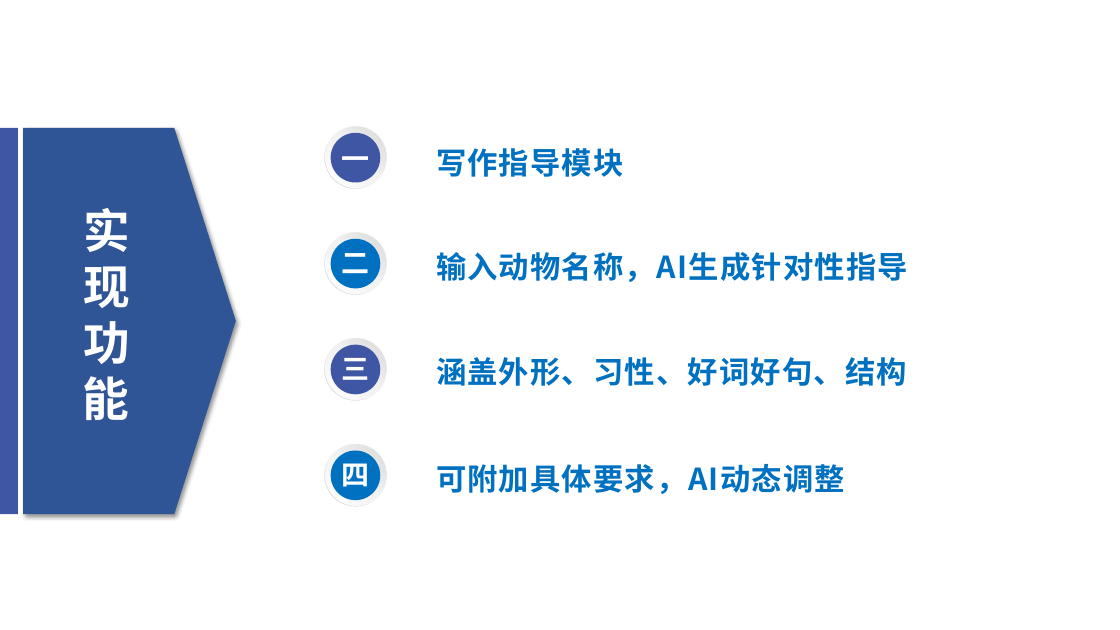
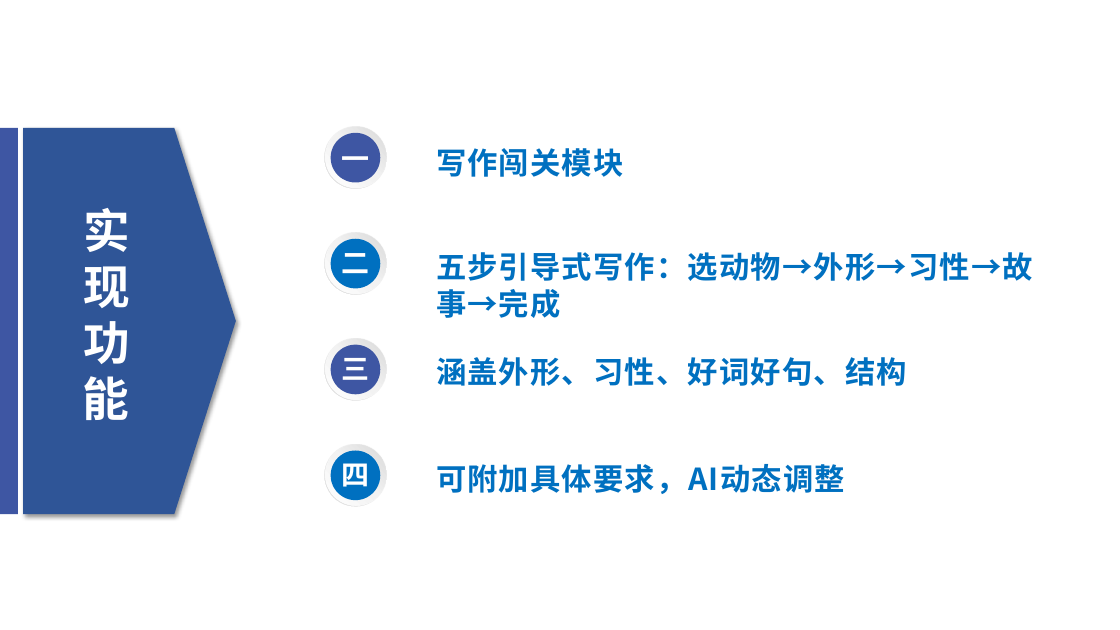
Before and after one commit to 707978439-cpu/animal-writing-assistant, a slide deck: slide 3 of 演示视频PPT.pptx. Drawn at 1120x630 pixels with LibreOffice and Linux fonts; fonts in the diff are those of the drawing; background and template pictures are left out. Boxes give left, top, right and bottom in pixels: in the first picture for what was removed or moved away, otherwise in the second. Text is boxed around its words. In the diff, an @@ line names an element or a change of style, - is before the commit and + after.

```diff
--- a/演示视频PPT.pptx
+++ b/演示视频PPT.pptx
@@ text at [436, 148, 624, 177]: text changed @@
-写作指导模块
+写作闯关模块
@@ text at [436, 252, 1033, 318]: text changed @@
-输入动物名称，AI生成针对性指导
+五步引导式写作：选动物→外形→习性→故事→完成
```
Also in this commit, not shown: 5 other slides changed.
